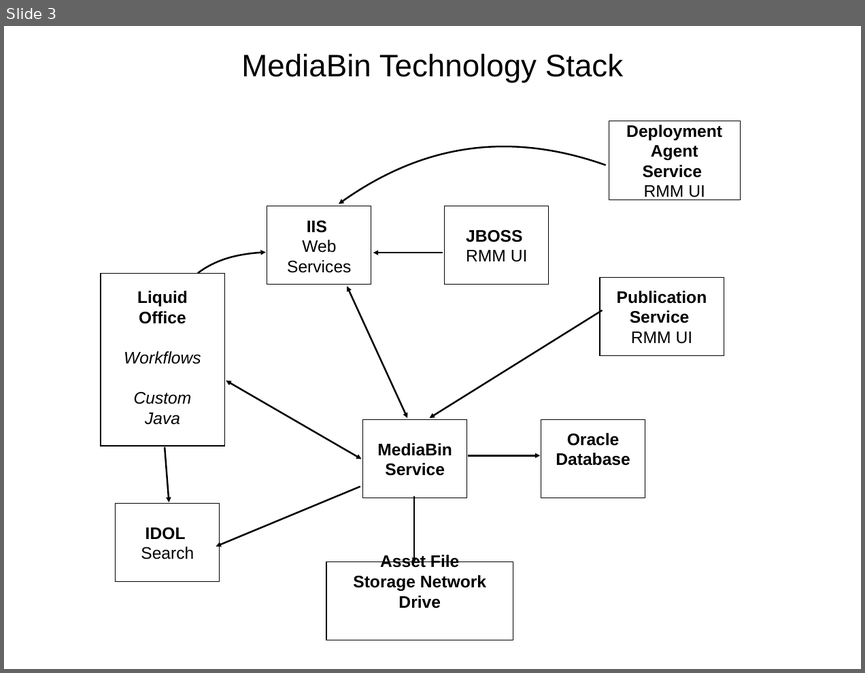
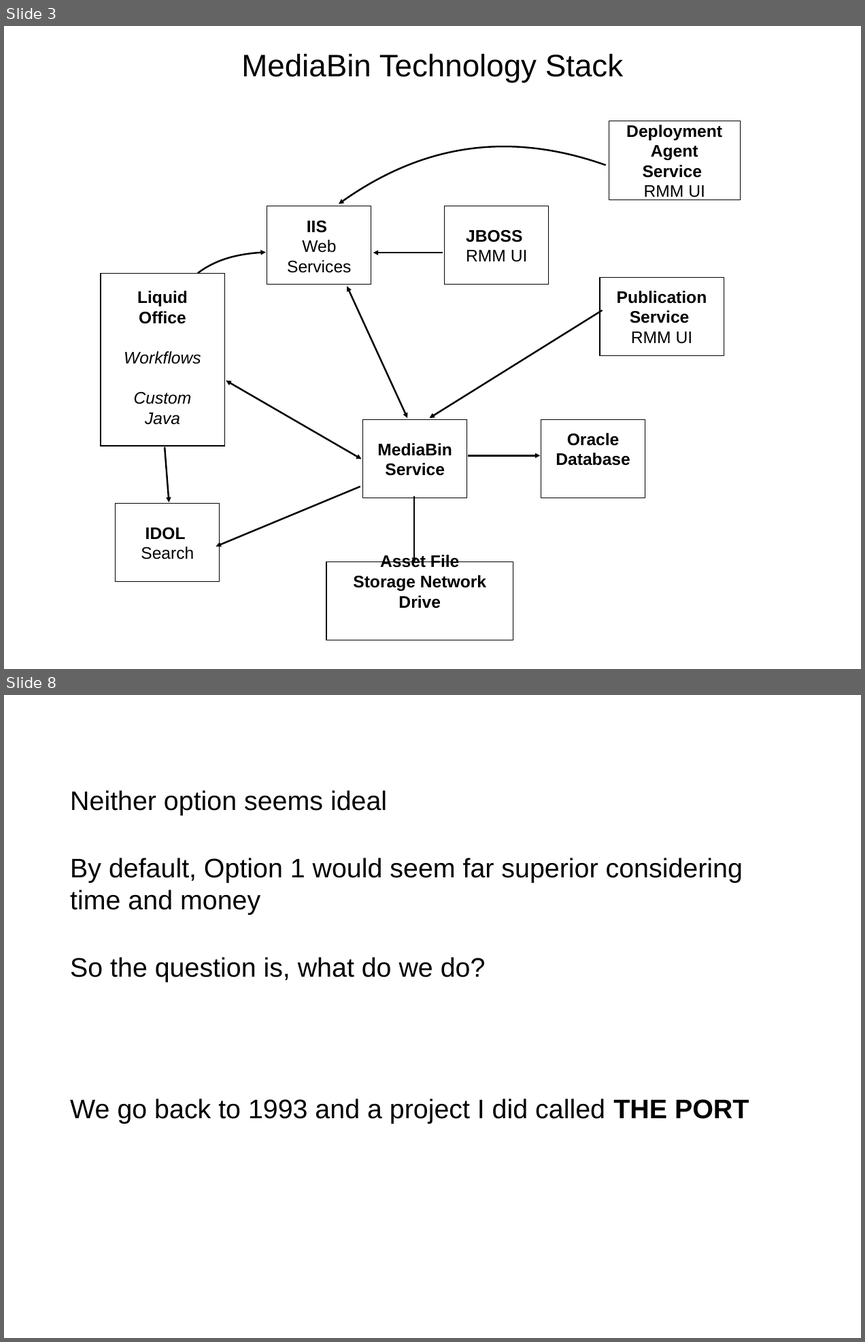
Before and after one commit to wshromoff/SOL, a slide deck: Files/Metadata_Groupings/Tables.pptx. Shown one above the other, each under a label of ours: slide 3 before the commit, slides 3 and 8 after it; the slides between them are not shown. The pictures are 865x673 and 865x1342 pixels, drawn with LibreOffice and Linux fonts; fonts in the diff are those of the drawing. Boxes give left, top, right and bottom in pixels: in the first picture for what was removed or moved away, otherwise in the second. Text is boxed around its words. In the diff, an @@ line names an element or a change of style, - is before the commit and + after.

```diff
--- a/Files/Metadata_Groupings/Tables.pptx
+++ b/Files/Metadata_Groupings/Tables.pptx
@@ slide 8 added at (4, 695, 861, 1338), background #FFFFFF @@
@@ text added at (70, 790, 742, 982), 32 pt, text #000000 @@
+Neither option seems ideal
+By default, Option 1 would seem far superior considering time and money
+So the question is, what do we do?
@@ text added at (70, 1098, 749, 1123), 32 pt, text #000000 @@
+We go back to 1993 and a project I did called THE PORT
```
Also in this commit, not shown: 2 slides changed, 7 other slides added, 1 other file.
